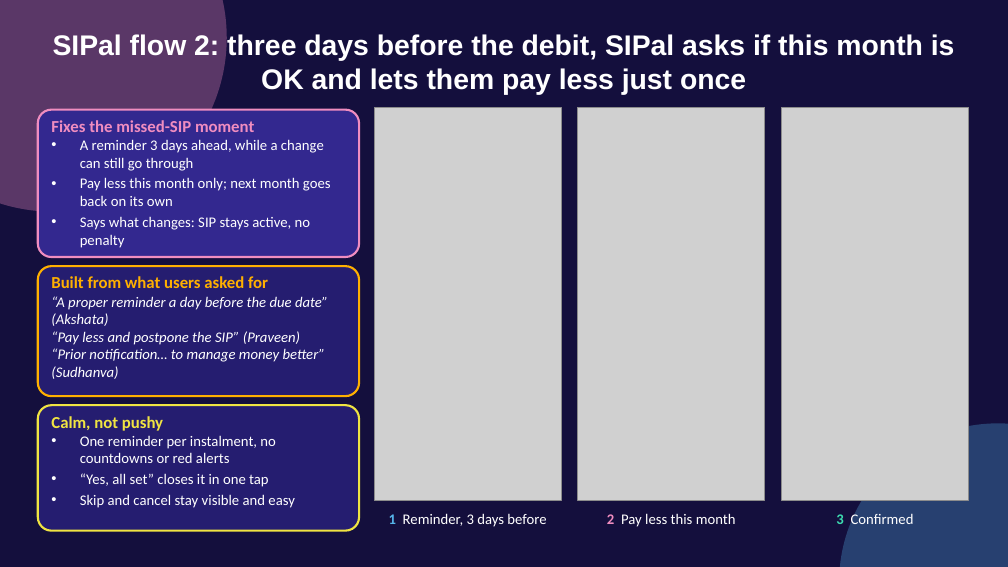
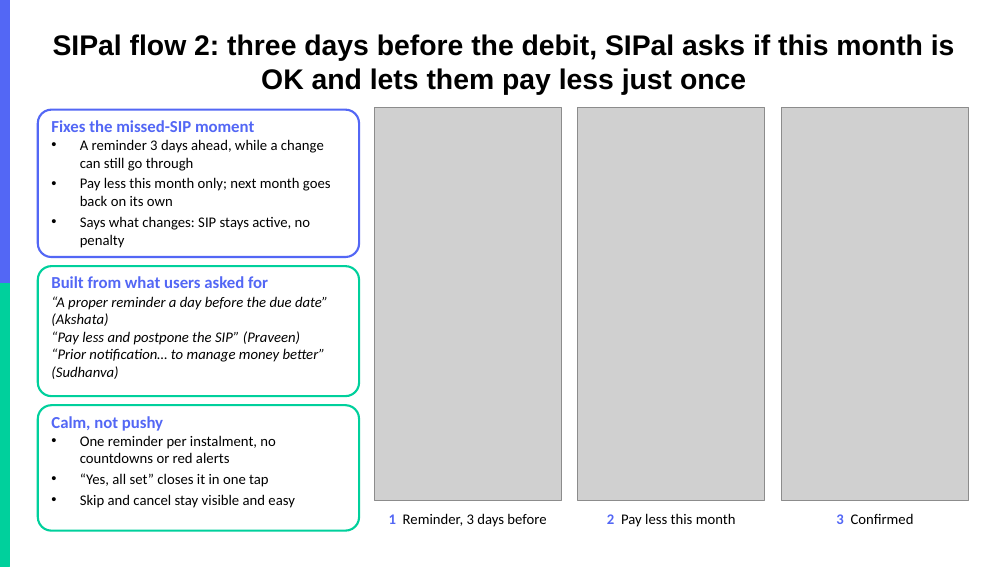
Before and after one commit to akarshita711/NEXTLEAP_GRAD_PROJECT_groww_SIP_research, a slide deck: slide 9 of deck/NL_Groww.pptx. Drawn at 1008x567 pixels with LibreOffice and Linux fonts; fonts in the diff are those of the drawing; grey boxes stand for pictures; background and template pictures are left out. Boxes give left, top, right and bottom in pixels: in the first picture for what was removed or moved away, otherwise in the second. Text is boxed around its words. In the diff, an @@ line names an element or a change of style, - is before the commit and + after.

```diff
--- a/deck/NL_Groww.pptx
+++ b/deck/NL_Groww.pptx
@@ background #140F3D to #FFFFFF @@
@@ ellipse removed at box(0, 0, 227, 212) @@
@@ rectangle added at box(0, 0, 9, 284), fill #5367F5, outline #5367F5 1 pt @@
@@ title "SIPal flow 2: three days ..." at box(53, 34, 955, 95): text colour #FFFFFF to #000000 @@
@@ rounded rectangle at box(38, 110, 359, 257): fill #33288F to #FFFFFF; outline #F08DC0 2 pt to #5367F5 2 pt @@
@@ text "Fixes the missed-SIP moment" at box(51, 120, 331, 248): text colour #F08DC0 to #5367F5 in "Fixes the missed-SIP moment"; text colour #FFFFFF to #000000 in "A reminder 3 days ahead, while a ...", "Pay less this month only; next month ...", "Says what changes: SIP stays active, no ..." @@
@@ rounded rectangle at box(38, 266, 359, 396): fill #251D70 to #FFFFFF; outline #FFB000 2 pt to #00D09C 2 pt @@
@@ rectangle added at box(0, 284, 9, 567), fill #00D09C, outline #00D09C 1 pt @@
@@ text "Built from what users asked ..." at box(51, 276, 328, 379): text colour #FFB000 to #5367F5 in "Built from what users asked for"; text colour #FFFFFF to #000000 in "“A proper reminder a day before the ...", "“Pay less and postpone the SIP” (Praveen)", "“Prior notification… to manage money better” (Sudhanva)" @@
@@ rounded rectangle at box(38, 405, 359, 531): fill #251D70 to #FFFFFF; outline #F0E442 2 pt to #00D09C 2 pt @@
@@ text "Calm, not pushy" at box(51, 416, 295, 508): text colour #F0E442 to #5367F5 in "Calm, not pushy"; text colour #FFFFFF to #000000 in "One reminder per instalment, no countdowns or ...", "“Yes, all set” closes it in one ...", "Skip and cancel stay visible and easy" @@
@@ ellipse removed at box(839, 423, 1008, 567) @@
@@ text "1 Reminder, 3 days before" at box(389, 513, 546, 527): text colour #56B4E9 to #5367F5 in "1"; text colour #FFFFFF to #000000 @@
@@ text "2 Pay less this month" at box(607, 513, 736, 527): text colour #F08DC0 to #5367F5 in "2"; text colour #FFFFFF to #000000 @@
@@ text "3 Confirmed" at box(836, 513, 914, 524): text colour #3DDBB0 to #5367F5 in "3"; text colour #FFFFFF to #000000 @@
```
Also in this commit, not shown: 9 other slides changed, 18 other files.
